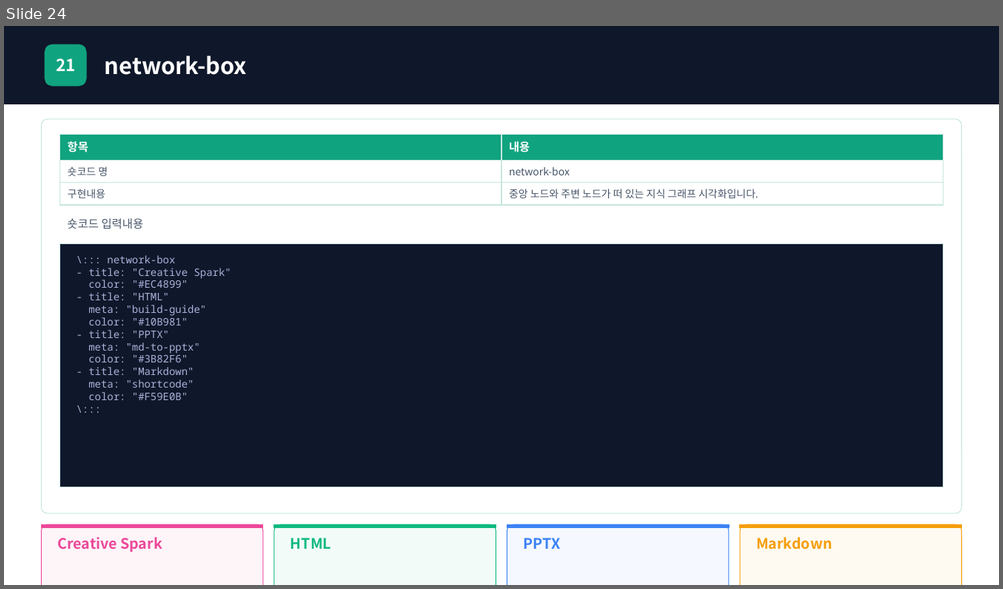
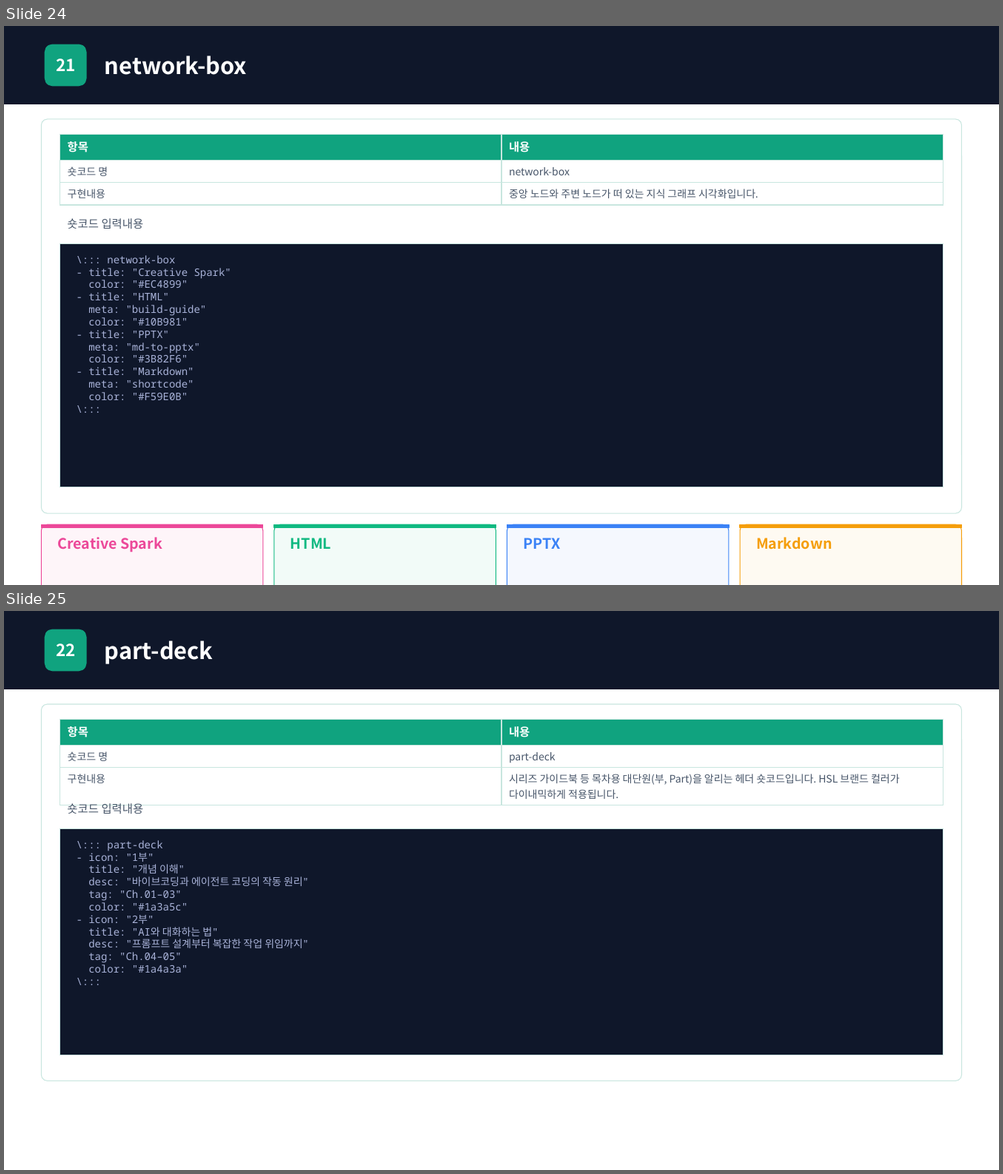
Before and after one commit to chamgil71/creative-spark, a slide deck: public/showcase/showcase.pptx. Shown one above the other, each under a label of ours: slide 24 before the commit, slides 24 and 25 after it. The pictures are 1003x589 and 1003x1174 pixels, drawn with LibreOffice and Linux fonts; fonts in the diff are those of the drawing. Boxes give left, top, right and bottom in pixels: in the first picture for what was removed or moved away, otherwise in the second. Text is boxed around its words. In the diff, an @@ line names an element or a change of style, - is before the commit and + after.

Commit message:
feat & docs: implement table of contents shortcodes (part-deck, chapter-list, summary-bar) and update showcase

```diff
--- a/public/showcase/showcase.pptx
+++ b/public/showcase/showcase.pptx
@@ slide 25 added at (4, 611, 999, 1170), background #FFFFFF @@
@@ rectangle added at (4, 611, 999, 689), fill #0F172A, outline #0F172A 1 pt @@
@@ rounded rectangle added at (45, 629, 86, 671), fill #10A37F, outline #10A37F 1 pt @@
@@ text added at (56, 644, 75, 656), 16 pt, text #FFFFFF, bold @@
+22
@@ text added at (105, 641, 213, 664), 22 pt, text #FFFFFF, bold @@
+part-deck
@@ rounded rectangle added at (41, 704, 962, 1081), fill #FFFFFF, outline #C8E6DF 0.75 pt @@
@@ table added at (60, 719, 943, 802), 3 rows, 2 columns @@
+항목 | 내용
+숏코드 명 | part-deck
+구현내용 | 시리즈 가이드북 등 목차용 대단원(부, Part)을 알리는 헤더 숏코드입니다. HSL 브랜드 컬러가 다이내믹하게 적용됩니다.
@@ text added at (67, 803, 144, 814), 11 pt, text #475569 @@
+숏코드 입력내용
@@ rectangle added at (60, 829, 942, 1055), fill #0F172A, outline #C8E6DF 0.75 pt @@
@@ text added at (88, 840, 309, 973), 10 pt, text #A8B2D8 @@
+\::: part-deck
+- icon: "1부"
+title: "개념 이해"
+desc: "바이브코딩과 에이전트 코딩의 작동 원리"
+tag: "Ch.01–03"
+color: "#1a3a5c"
+- icon: "2부"
+title: "AI와 대화하는 법"
+desc: "프롬프트 설계부터 복잡한 작업 위임까지"
+tag: "Ch.04–05"
+color: "#1a4a3a"
+\:::
```
Also in this commit, not shown: 1 slide changed, 2 other slides added, 54 other files.
